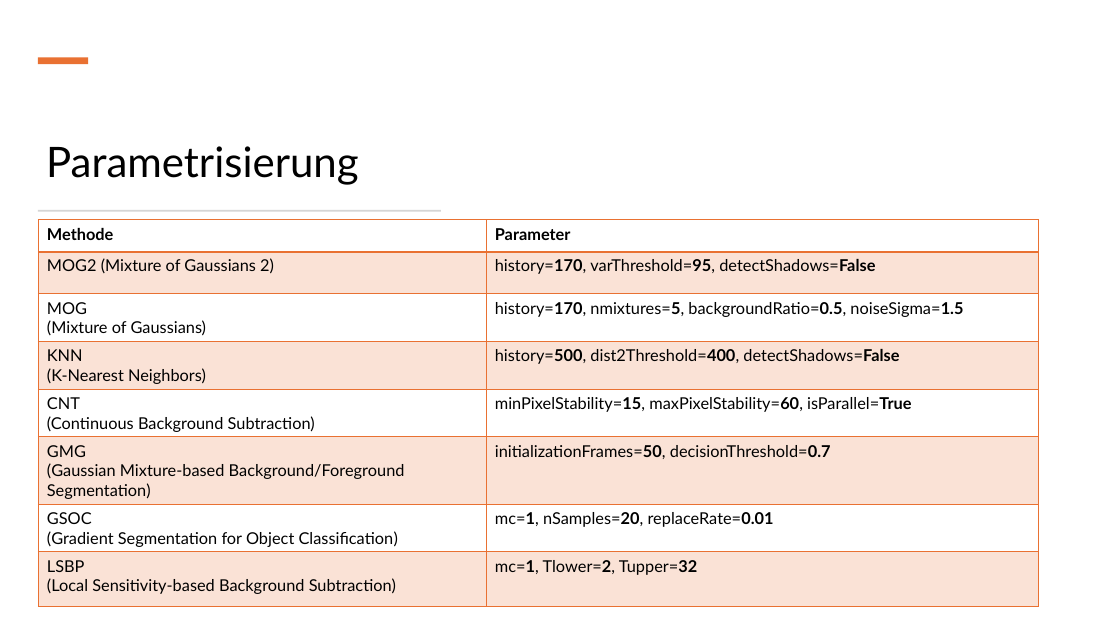
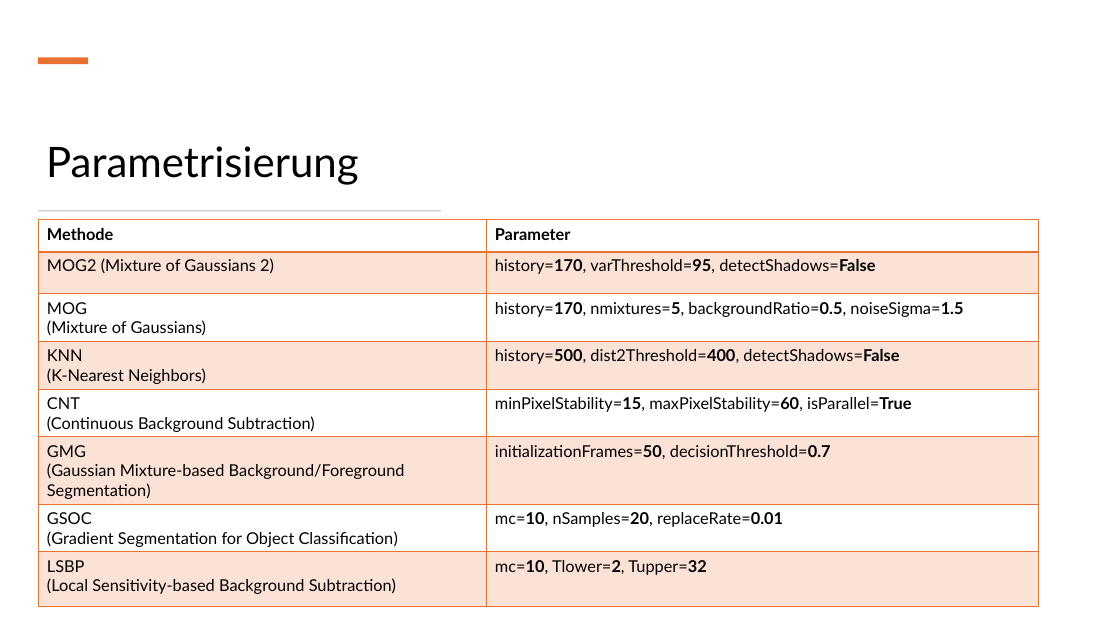
Before and after one commit to IntiGit/ComputerVisionGame, a slide deck: slide 10 of Präsentationen/Meilenstein_2.pptx. Drawn at 1120x630 pixels with LibreOffice and Linux fonts; fonts in the diff are those of the drawing. Boxes give left, top, right and bottom in pixels: in the first picture for what was removed or moved away, otherwise in the second. Text is boxed around its words. In the diff, an @@ line names an element or a change of style, - is before the commit and + after.

```diff
--- a/Präsentationen/Meilenstein_2.pptx
+++ b/Präsentationen/Meilenstein_2.pptx
@@ table at (39,220,1038,607) @@
-row 7, column 2: mc=1, nSamples=20, replaceRate=0.01
+row 7, column 2: mc=10, nSamples=20, replaceRate=0.01
-row 8, column 2: mc=1, Tlower=2, Tupper=32
+row 8, column 2: mc=10, Tlower=2, Tupper=32
```
Also in this commit, not shown: 2 other slides changed, 1 other file.
